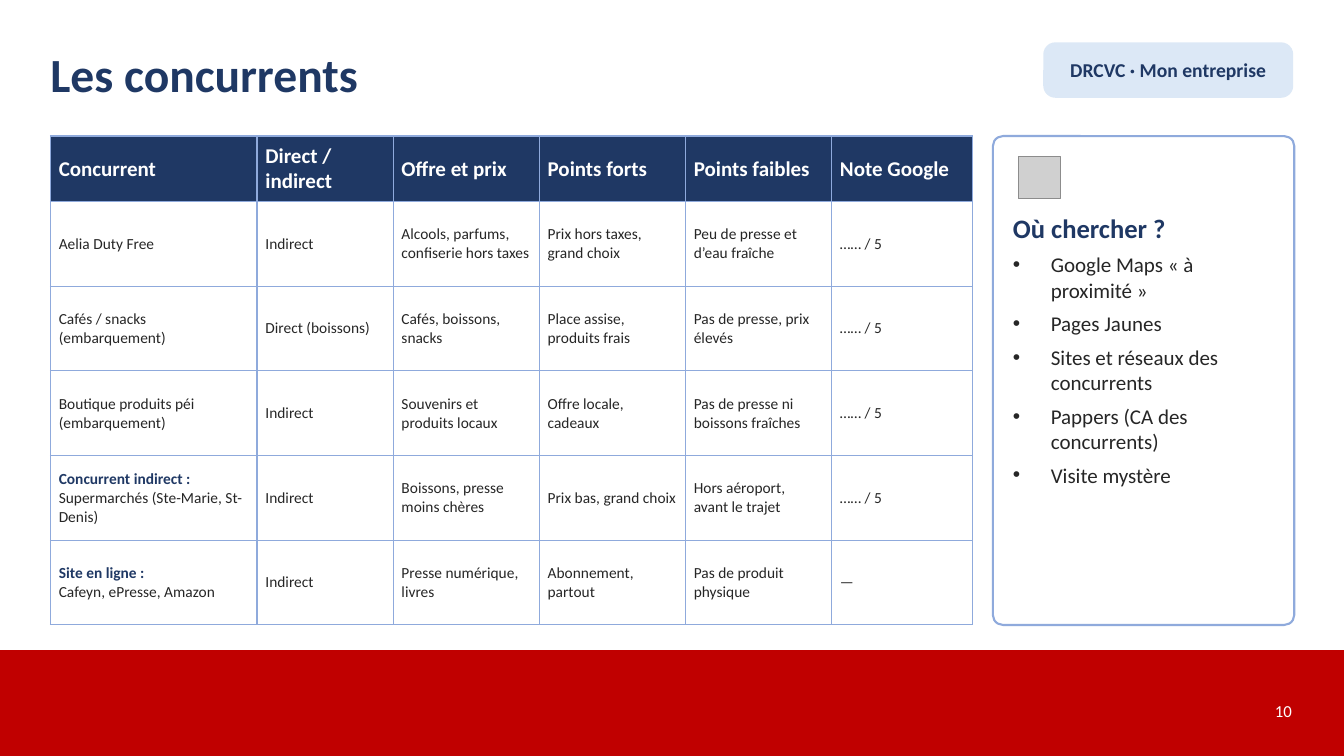
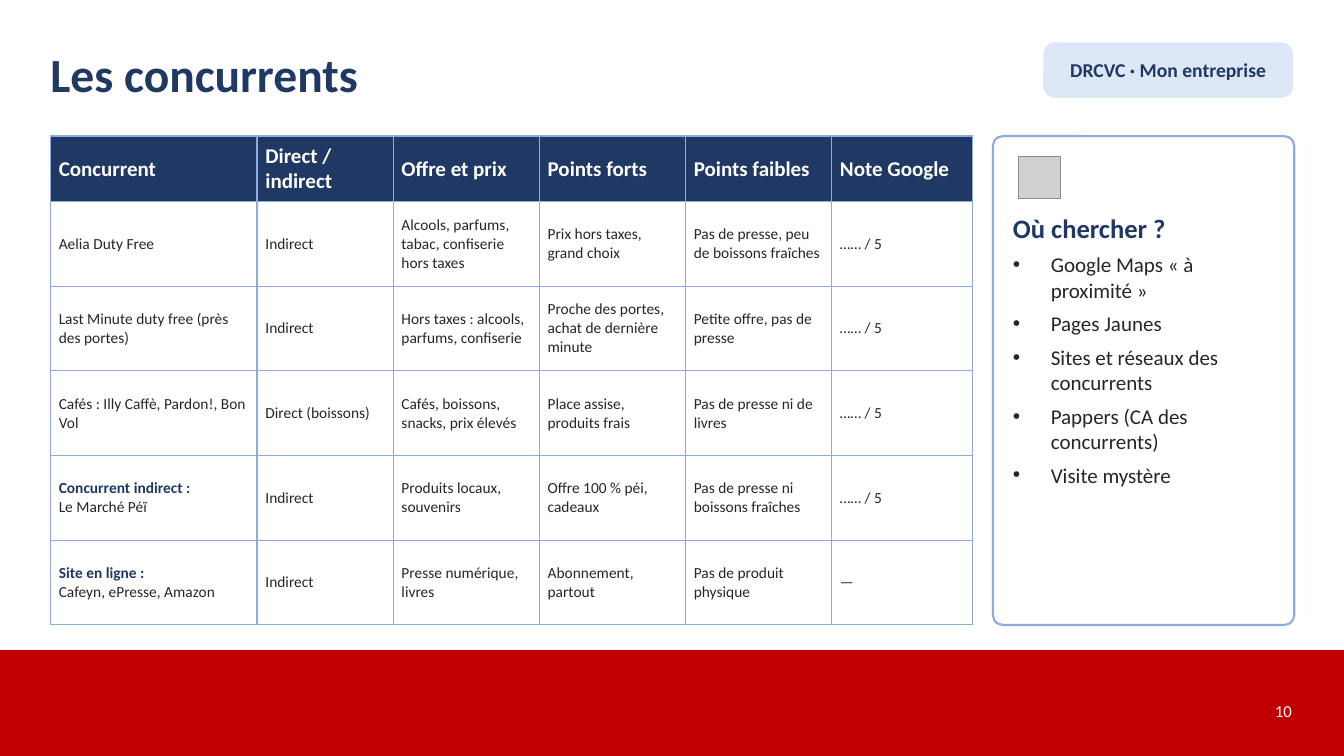
Before and after one commit to camiliangrignon8002-sudo/montres-reunion, a slide deck: slide 10 of dossier/Mon_entreprise_et_son_marche_GRIGNON.pptx. Drawn at 1344x756 pixels with LibreOffice and Linux fonts; fonts in the diff are those of the drawing; grey boxes stand for pictures. Boxes give left, top, right and bottom in pixels: in the first picture for what was removed or moved away, otherwise in the second. Text is boxed around its words. In the diff, an @@ line names an element or a change of style, - is before the commit and + after.

```diff
--- a/dossier/Mon_entreprise_et_son_marche_GRIGNON.pptx
+++ b/dossier/Mon_entreprise_et_son_marche_GRIGNON.pptx
@@ table at <box>50,136,973,604</box> @@
-row 2, column 3: Alcools, parfums, confiserie hors taxes
+row 2, column 3: Alcools, parfums, tabac, confiserie hors taxes
-row 2, column 5: Peu de presse et d’eau fraîche
+row 2, column 5: Pas de presse, peu de boissons fraîches
-row 3: Cafés / snacks (embarquement) | Direct (boissons) | Cafés, boissons, snacks | Place assise, produits frais | Pas de presse, prix élevés | …… / 5
+row 3: Last Minute duty free (près des portes) | Indirect | Hors taxes : alcools, parfums, confiserie | Proche des portes, achat de dernière minute | Petite offre, pas de presse | …… / 5
-row 4: Boutique produits péi (embarquement) | Indirect | Souvenirs et produits locaux | Offre locale, cadeaux | Pas de presse ni boissons fraîches | …… / 5
+row 4: Cafés : Illy Caffè, Pardon!, Bon Vol | Direct (boissons) | Cafés, boissons, snacks, prix élevés | Place assise, produits frais | Pas de presse ni de livres | …… / 5
-row 5: Concurrent indirect : / Supermarchés (Ste-Marie, St-Denis) | Indirect | Boissons, presse moins chères | Prix bas, grand choix | Hors aéroport, avant le trajet | …… / 5
+row 5: Concurrent indirect : / Le Marché Péï | Indirect | Produits locaux, souvenirs | Offre 100 % péi, cadeaux | Pas de presse ni boissons fraîches | …… / 5
```
Also in this commit, not shown: 2 other slides changed.
